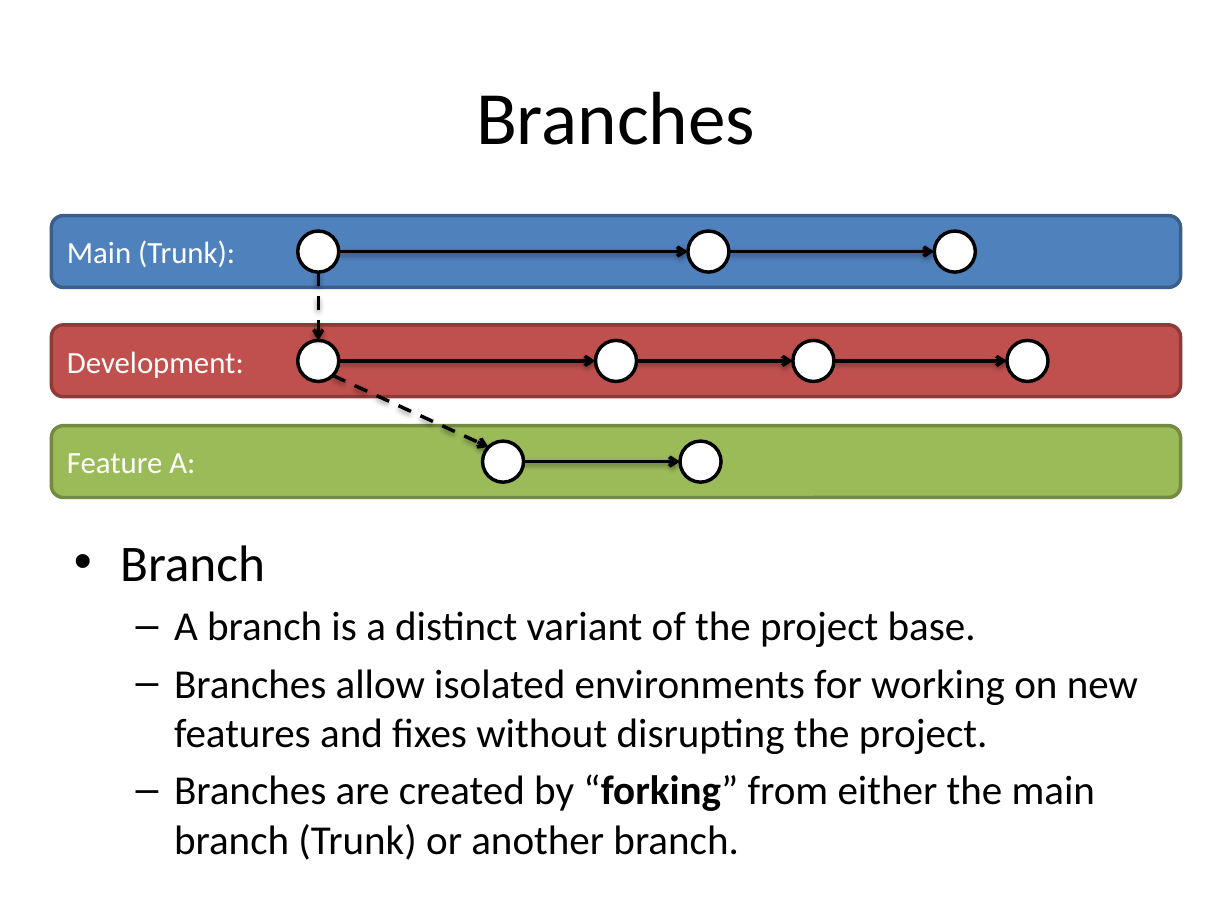
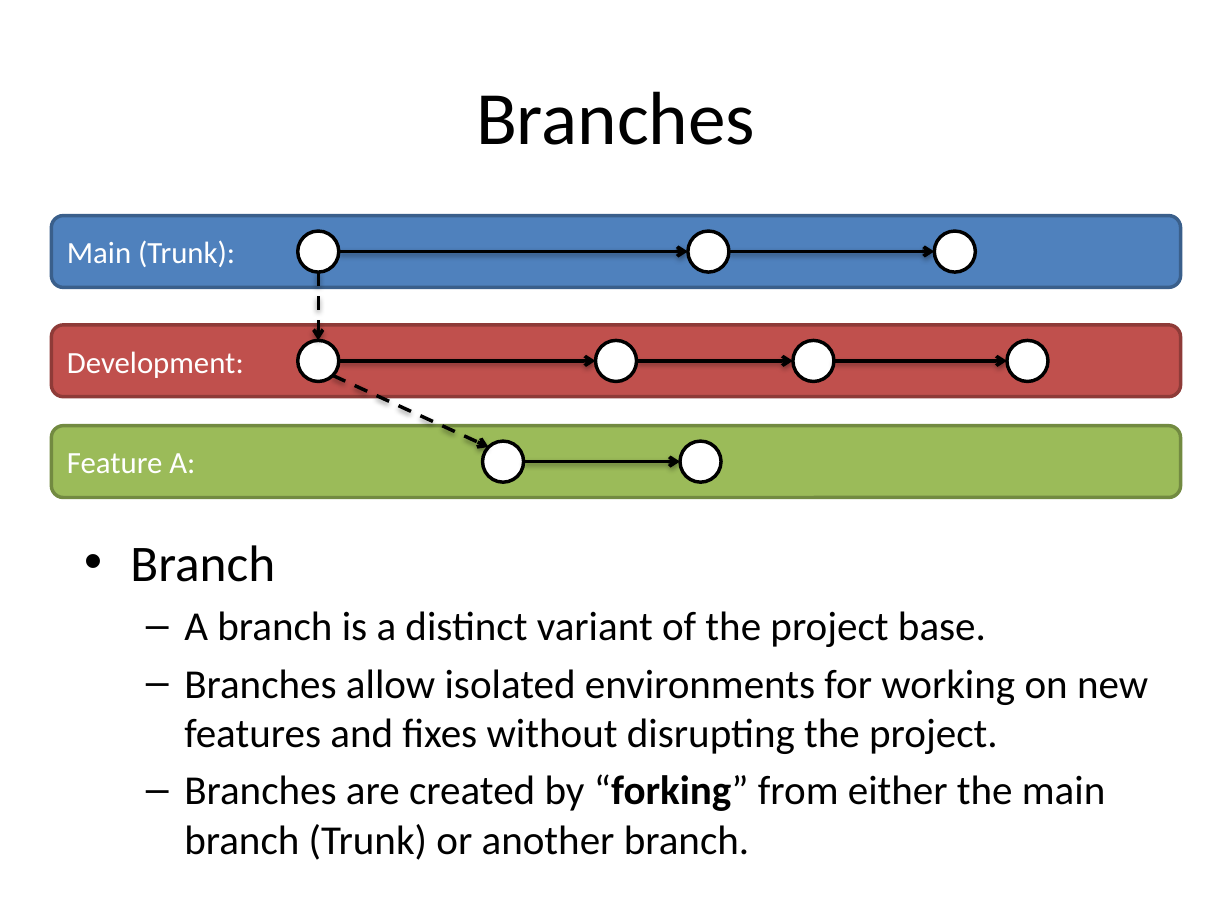
Before and after one commit to c3h899/GIT_Presentatation, a slide deck: slide 5 of Version Control & GIT.pptx (slide 14 before the commit). Drawn at 1232x924 pixels with LibreOffice and Linux fonts; fonts in the diff are those of the drawing. Boxes give left, top, right and bottom in pixels: in the first picture for what was removed or moved away, otherwise in the second. Text is boxed around its words. In the diff, an @@ line names an element or a change of style, - is before the commit and + after.

```diff
--- a/Version Control & GIT.pptx
+++ b/Version Control & GIT.pptx
@@ text "Branch": place and size @@
-text "Branch" at <box>120,545,1138,860</box>
+text "Branch" at <box>130,545,1148,860</box>
```
Also in this commit, not shown: 9 other slides changed, 15 slides added, 1 slide removed, 1 other file.
